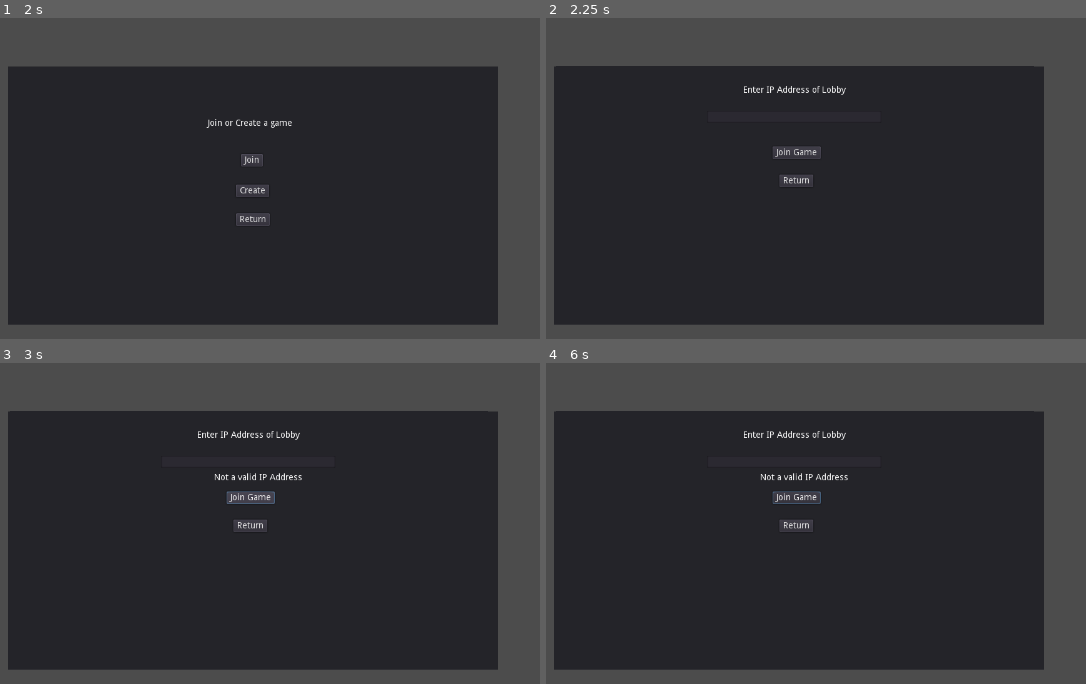
Above: before the commit, frames 1-4 (two rows, left to right).
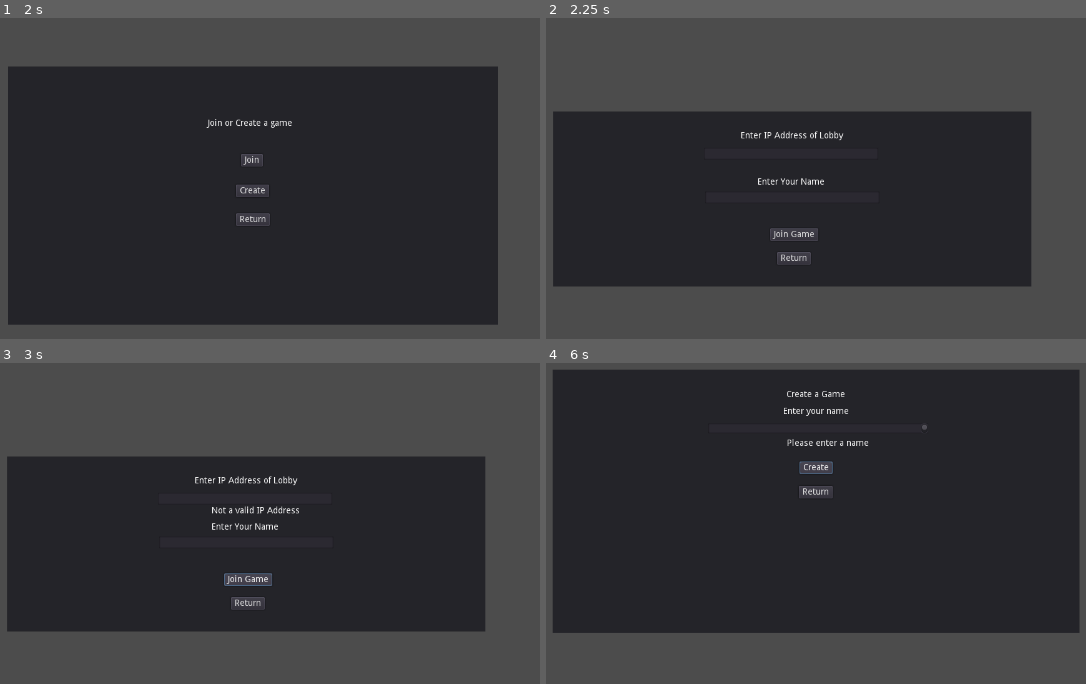
Above: after the commit, the same moments.

Repository: dan-romero-mancia/race-boardgame
Game: Godot game, scene res://UI/Main.tscn
The game is run twice, just before and just after one commit, with the same random seed, the same clock (stepped at 60 frames per second) and the same inputs.
Inputs (mouse positions are in pixels of both pictures, inside the frame that each line leads up to):
- Up to frame 1 (2 s): tap Enter at 0.5 s; click "Connect" at 1.25 s
- Up to frame 2 (2.25 s): click "Join" at 2 s
- Up to frame 3 (3 s): click "Join Game" at 2.75 s
- Up to frame 4 (6 s): click (799, 536) at 3.5 s, where only the run before the commit has a clickable "Create"; click "Return" at 4.25 s; click "Create" at 5 s; click "Create" at 5.75 s

Frame 1 is identical in both runs. In frame 2, 26% of the frame differs, in the area x 1-93%, y 14-96%; in frame 3, 26%; in frame 4, 29%, in the area x 1-99%, y 2-96%.

Commit message:
Added Lobby UI and basic Networking functiionality to join a lobby

Diff:
--- /dev/null
+++ b/Game/Classes/Player.gd
@@ -0,0 +1,19 @@
+# Class for Player object, holds player info like name, player number, and id.
+
+var player_name
+var player_number
+var network_id
+
+func init_player(id, name, number):
+	network_id = id
+	player_name = name
+	player_number = number
+
+func set_id(id):
+	network_id = id
+
+func set_player_name(name):
+	player_name = name
+
+func set_player_number(number):
+	player_number = number
--- /dev/null
+++ b/Game/Game.tscn
@@ -0,0 +1,3 @@
+[gd_scene format=2]
+
+[node name="Game" type="Node2D" index="0"]
--- a/UI/ConnectMenu.gd
+++ b/UI/ConnectMenu.gd
@@ -2,6 +2,7 @@
 
 signal join_button
 signal return_button
+signal connect_button
 
 func _ready():
 	# Called when the node is added to the scene for the first time.
@@ -13,3 +14,6 @@
 
 func _on_ReturnButton_pressed():
 	emit_signal("return_button")
+
+func _on_CreateButton_pressed():
+	emit_signal("connect_button")
--- a/UI/ConnectMenu.tscn
+++ b/UI/ConnectMenu.tscn
@@ -121,4 +121,6 @@
 
 [connection signal="pressed" from="JoinButton" to="." method="_on_JoinButton_pressed"]
 
+[connection signal="pressed" from="CreateButton" to="." method="_on_CreateButton_pressed"]
+
 [connection signal="pressed" from="ReturnButton" to="." method="_on_ReturnButton_pressed"]
--- /dev/null
+++ b/UI/CreateMenu.gd
@@ -0,0 +1,19 @@
+extends Panel
+
+signal connect_button
+signal return_button
+
+func _ready():
+	pass
+
+func _on_CreateButton_pressed():
+	if $NameEdit.get_line(0).length() <= 0:
+		$MessageLabel.text = "Please enter a name"
+		return
+
+	globals.player_name = $NameEdit.get_line(0)
+	globals.init_server_player(globals.player_name)
+	emit_signal("connect_button")
+
+func _on_ReturnButton_pressed():
+	emit_signal("return_button")
--- a/UI/CreateMenu.tscn
+++ b/UI/CreateMenu.tscn
@@ -1,4 +1,6 @@
-[gd_scene format=2]
+[gd_scene load_steps=2 format=2]
+
+[ext_resource path="res://UI/CreateMenu.gd" type="Script" id=1]
 
 [node name="CreatePanel" type="Panel" index="0"]
 
@@ -7,15 +9,16 @@
 anchor_right = 0.0
 anchor_bottom = 0.0
 margin_left = 257.0
-margin_top = 80.0
+margin_top = 81.0
 margin_right = 1100.0
-margin_bottom = 501.0
+margin_bottom = 502.0
 rect_pivot_offset = Vector2( 0, 0 )
 rect_clip_content = false
 mouse_filter = 0
 mouse_default_cursor_shape = 0
 size_flags_horizontal = 1
 size_flags_vertical = 1
+script = ExtResource( 1 )
 
 [node name="Label" type="Label" parent="." index="0"]
 
@@ -37,3 +40,132 @@
 percent_visible = 1.0
 lines_skipped = 0
 max_lines_visible = -1
+
+[node name="NameLabel" type="Label" parent="." index="1"]
+
+anchor_left = 0.5
+anchor_top = 0.0
+anchor_right = 0.5
+anchor_bottom = 0.0
+margin_left = -52.5
+margin_top = 60.0
+margin_right = 52.5
+margin_bottom = 74.0
+rect_pivot_offset = Vector2( 0, 0 )
+rect_clip_content = false
+mouse_filter = 2
+mouse_default_cursor_shape = 0
+size_flags_horizontal = 1
+size_flags_vertical = 4
+text = "Enter your name"
+percent_visible = 1.0
+lines_skipped = 0
+max_lines_visible = -1
+
+[node name="NameEdit" type="TextEdit" parent="." index="2"]
+
+anchor_left = 0.0
+anchor_top = 0.0
+anchor_right = 0.0
+anchor_bottom = 0.0
+margin_left = 249.0
+margin_top = 86.0
+margin_right = 601.0
+margin_bottom = 102.0
+rect_pivot_offset = Vector2( 0, 0 )
+rect_clip_content = false
+focus_mode = 2
+mouse_filter = 0
+mouse_default_cursor_shape = 0
+size_flags_horizontal = 1
+size_flags_vertical = 1
+text = ""
+readonly = false
+highlight_current_line = false
+syntax_highlighting = false
+show_line_numbers = false
+highlight_all_occurrences = false
+override_selected_font_color = false
+context_menu_enabled = true
+smooth_scrolling = false
+v_scroll_speed = 80.0
+hiding_enabled = 0
+wrap_lines = false
+caret_block_mode = false
+caret_blink = false
+caret_blink_speed = 0.65
+caret_moving_by_right_click = true
+
+[node name="CreateButton" type="Button" parent="." index="3"]
+
+anchor_left = 0.5
+anchor_top = 0.0
+anchor_right = 0.5
+anchor_bottom = 0.0
+margin_left = -26.5
+margin_top = 147.0
+margin_right = 26.5
+margin_bottom = 167.0
+rect_pivot_offset = Vector2( 0, 0 )
+rect_clip_content = false
+focus_mode = 2
+mouse_filter = 0
+mouse_default_cursor_shape = 0
+size_flags_horizontal = 1
+size_flags_vertical = 1
+toggle_mode = false
+enabled_focus_mode = 2
+shortcut = null
+group = null
+text = "Create"
+flat = false
+align = 1
+
+[node name="ReturnButton" type="Button" parent="." index="4"]
+
+anchor_left = 0.5
+anchor_top = 0.0
+anchor_right = 0.5
+anchor_bottom = 0.0
+margin_left = -27.5
+margin_top = 186.0
+margin_right = 26.5
+margin_bottom = 206.0
+rect_pivot_offset = Vector2( 0, 0 )
+rect_clip_content = false
+focus_mode = 2
+mouse_filter = 0
+mouse_default_cursor_shape = 0
+size_flags_horizontal = 1
+size_flags_vertical = 1
+toggle_mode = false
+enabled_focus_mode = 2
+shortcut = null
+group = null
+text = "Return"
+flat = false
+align = 1
+
+[node name="MessageLabel" type="Label" parent="." index="5"]
+
+anchor_left = 0.0
+anchor_top = 0.0
+anchor_right = 0.0
+anchor_bottom = 0.0
+margin_left = 375.0
+margin_top = 111.0
+margin_right = 415.0
+margin_bottom = 125.0
+rect_pivot_offset = Vector2( 0, 0 )
+rect_clip_content = false
+mouse_filter = 2
+mouse_default_cursor_shape = 0
+size_flags_horizontal = 1
+size_flags_vertical = 4
+percent_visible = 1.0
+lines_skipped = 0
+max_lines_visible = -1
+
+[connection signal="pressed" from="CreateButton" to="." method="_on_CreateButton_pressed"]
+
+[connection signal="pressed" from="ReturnButton" to="." method="_on_ReturnButton_pressed"]
--- a/UI/JoinMenu.gd
+++ b/UI/JoinMenu.gd
@@ -2,26 +2,36 @@
 
 var regex = RegEx.new()
 signal return_button
+signal connect_button
 
 func _ready():
 	regex.compile("\\A(?:(?:25[0-5]|2[0-4][0-9]|[01]?[0-9][0-9]?)\\.){3}(?:25[0-5]|2[0-4][0-9]|[01]?[0-9][0-9]?)\\z")
 
-#func _process(delta):
-#	# Called every frame. Delta is time since last frame.
-#	# Update game logic here.
-#	pass
-
-
+# When the join button is pressed, check if the IP address is a valid one and if there's text in NameEdit
 func _on_JoinButton_pressed():
 	if !check_if_ip($IPEdit.get_line(0)):
 		$MessageLabel.text = "Not a valid IP Address"
 		return
 
-	$MessageLabel.text = "Valid IP Address"
+	if $NameEdit.get_line(0).length() <= 0:
+		$MessageLabel.text = "Please enter a name"
+		return
 
+	globals.player_name = $NameEdit.get_line(0)
+	emit_signal("connect_button")
+	$JoinButton.disabled = true
+
+# Check if a given IP address is valid if it matches a regular expression
 func check_if_ip(text):
 	var result = regex.search(text)
 	return result != null
 
 func _on_ReturnButton_pressed():
 	emit_signal("return_button")
+
+func display_error_popup():
+	$ErrorDialog.popup_centered()
+	$JoinButton.disabled = false
+
+func _on_CloseDialogButton_pressed():
+	$ErrorDialog.hide()
--- a/UI/JoinMenu.tscn
+++ b/UI/JoinMenu.tscn
@@ -8,9 +8,9 @@
 anchor_top = 0.0
 anchor_right = 0.0
 anchor_bottom = 0.0
-margin_left = 319.0
+margin_left = 320.0
 margin_top = 90.0
-margin_right = 1084.0
+margin_right = 1085.0
 margin_bottom = 370.0
 rect_pivot_offset = Vector2( 0, 0 )
 rect_clip_content = false
@@ -47,10 +47,10 @@
 anchor_top = 0.5
 anchor_right = 0.5
 anchor_bottom = 0.5
-margin_left = -140.5
-margin_top = -68.0
-margin_right = 138.5
-margin_bottom = -49.0
+margin_left = -141.5
+margin_top = -82.0
+margin_right = 137.5
+margin_bottom = -63.0
 rect_pivot_offset = Vector2( 0, 0 )
 rect_clip_content = false
 focus_mode = 2
@@ -74,6 +74,7 @@
 caret_blink = false
 caret_blink_speed = 0.65
 caret_moving_by_right_click = true
+_sections_unfolded = [ "Margin" ]
 
 [node name="JoinButton" type="Button" parent="." index="2"]
 
@@ -82,9 +83,9 @@
 anchor_right = 0.0
 anchor_bottom = 0.0
 margin_left = 347.0
-margin_top = 129.0
+margin_top = 187.0
 margin_right = 424.0
-margin_bottom = 149.0
+margin_bottom = 207.0
 rect_pivot_offset = Vector2( 0, 0 )
 rect_clip_content = false
 focus_mode = 2
@@ -107,9 +108,9 @@
 anchor_right = 0.5
 anchor_bottom = 0.5
 margin_left = -55.5
-margin_top = -40.0
+margin_top = -60.0
 margin_right = 0.5
-margin_bottom = -26.0
+margin_bottom = -46.0
 rect_pivot_offset = Vector2( 0, 0 )
 rect_clip_content = false
 mouse_filter = 2
@@ -127,9 +128,9 @@
 anchor_right = 0.0
 anchor_bottom = 0.0
 margin_left = 358.0
-margin_top = 174.0
+margin_top = 225.0
 margin_right = 412.0
-margin_bottom = 194.0
+margin_bottom = 245.0
 rect_pivot_offset = Vector2( 0, 0 )
 rect_clip_content = false
 focus_mode = 2
@@ -145,6 +146,131 @@
 flat = false
 align = 1
 
+[node name="NameLabel" type="Label" parent="." index="5"]
+
+anchor_left = 0.0
+anchor_top = 0.0
+anchor_right = 0.0
+anchor_bottom = 0.0
+margin_left = 327.0
+margin_top = 106.0
+margin_right = 434.0
+margin_bottom = 120.0
+rect_pivot_offset = Vector2( 0, 0 )
+rect_clip_content = false
+mouse_filter = 2
+mouse_default_cursor_shape = 0
+size_flags_horizontal = 1
+size_flags_vertical = 4
+text = "Enter Your Name"
+percent_visible = 1.0
+lines_skipped = 0
+max_lines_visible = -1
+
+[node name="NameEdit" type="TextEdit" parent="." index="6"]
+
+anchor_left = 0.5
+anchor_top = 0.0
+anchor_right = 0.5
+anchor_bottom = 0.0
+margin_left = -139.5
+margin_top = 128.0
+margin_right = 139.5
+margin_bottom = 147.0
+rect_pivot_offset = Vector2( 0, 0 )
+rect_clip_content = false
+focus_mode = 2
+mouse_filter = 0
+mouse_default_cursor_shape = 0
+size_flags_horizontal = 1
+size_flags_vertical = 1
+text = ""
+readonly = false
+highlight_current_line = false
+syntax_highlighting = false
+show_line_numbers = false
+highlight_all_occurrences = false
+override_selected_font_color = false
+context_menu_enabled = true
+smooth_scrolling = false
+v_scroll_speed = 80.0
+hiding_enabled = 0
+wrap_lines = false
+caret_block_mode = false
+caret_blink = false
+caret_blink_speed = 0.65
+caret_moving_by_right_click = true
+_sections_unfolded = [ "Margin" ]
+
+[node name="ErrorDialog" type="WindowDialog" parent="." index="7"]
+
+visible = false
+anchor_left = 0.0
+anchor_top = 0.0
+anchor_right = 0.0
+anchor_bottom = 0.0
+margin_left = -217.0
+margin_top = 148.0
+margin_right = 175.0
+margin_bottom = 355.0
+rect_pivot_offset = Vector2( 0, 0 )
+rect_clip_content = false
+mouse_filter = 0
+mouse_default_cursor_shape = 0
+size_flags_horizontal = 1
+size_flags_vertical = 1
+popup_exclusive = false
+window_title = ""
+resizable = false
+
+[node name="Label" type="Label" parent="ErrorDialog" index="1"]
+
+anchor_left = 0.5
+anchor_top = 0.5
+anchor_right = 0.5
+anchor_bottom = 0.5
+margin_left = -57.0
+margin_top = -8.0
+margin_right = 57.0
+margin_bottom = 8.0
+rect_pivot_offset = Vector2( 0, 0 )
+rect_clip_content = false
+mouse_filter = 2
+mouse_default_cursor_shape = 0
+size_flags_horizontal = 1
+size_flags_vertical = 4
+text = "Connection Failed"
+percent_visible = 1.0
+lines_skipped = 0
+max_lines_visible = -1
+
+[node name="CloseDialogButton" type="Button" parent="ErrorDialog" index="2"]
+
+anchor_left = 0.0
+anchor_top = 0.0
+anchor_right = 0.0
+anchor_bottom = 0.0
+margin_left = 176.0
+margin_top = 145.0
+margin_right = 223.0
+margin_bottom = 165.0
+rect_pivot_offset = Vector2( 0, 0 )
+rect_clip_content = false
+focus_mode = 2
+mouse_filter = 0
+mouse_default_cursor_shape = 0
+size_flags_horizontal = 1
+size_flags_vertical = 1
+toggle_mode = false
+enabled_focus_mode = 2
+shortcut = null
+group = null
+text = "Close"
+flat = false
+align = 1
+
 [connection signal="pressed" from="JoinButton" to="." method="_on_JoinButton_pressed"]
 
 [connection signal="pressed" from="ReturnButton" to="." method="_on_ReturnButton_pressed"]
+
+[connection signal="pressed" from="ErrorDialog/CloseDialogButton" to="." method="_on_CloseDialogButton_pressed"]
--- /dev/null
+++ b/UI/Lobby.gd
@@ -0,0 +1,35 @@
+extends Panel
+
+func _ready():
+	pass
+
+# Add a player to the ItemList
+func add_player(playerName):
+	for i in range($PlayerList.get_item_count()):
+		if playerName == $PlayerList.get_item_text(i):
+			return
+
+	$PlayerList.add_item(playerName, null, true)
+	$PlayersLabel.text = "Players: " + str(globals.players.size()) + "/8"
+
+func update_number_of_players():
+	$PlayersLabel.text = "Players: " + str(globals.players.size()) + "/8"
+
+# When the start game button is pressed, the host will assign player numbers (to decide player order) and send that info to all other players
+func _on_StartButton_pressed():
+	for i in range(globals.players.size()):
+		globals.players[i].player_number = i+1
+
+	# Send all the other players the player numbers
+	for i in range(globals.players.size()):
+			for j in range(globals.players.size()):
+				if globals.players[i].network_id != 1:
+					rpc_id(globals.players[i].network_id, "set_player_number", globals.players[j].player_number, globals.players[j].player_name)
+
+
+# Set the player number for a certain player
+remote func set_player_number(num, name):
+	for player in globals.players:
+		if player.player_name == name:
+			print("Setting player number " + str(num) + " for player " + player.player_name)
+			player.player_number = num
--- /dev/null
+++ b/UI/Lobby.tscn
@@ -0,0 +1,117 @@
+[gd_scene load_steps=2 format=2]
+
+[ext_resource path="res://UI/Lobby.gd" type="Script" id=1]
+
+[node name="LobbyPanel" type="Panel" index="0"]
+
+anchor_left = 0.5
+anchor_top = 0.5
+anchor_right = 0.5
+anchor_bottom = 0.5
+margin_left = -485.0
+margin_top = -265.0
+margin_right = 485.0
+margin_bottom = 264.0
+rect_pivot_offset = Vector2( 0, 0 )
+rect_clip_content = false
+mouse_filter = 0
+mouse_default_cursor_shape = 0
+size_flags_horizontal = 1
+size_flags_vertical = 1
+script = ExtResource( 1 )
+
+[node name="PlayerList" type="ItemList" parent="." index="0"]
+
+anchor_left = 0.0
+anchor_top = 0.0
+anchor_right = 0.0
+anchor_bottom = 0.0
+margin_left = 35.0
+margin_top = 56.0
+margin_right = 272.0
+margin_bottom = 500.0
+rect_pivot_offset = Vector2( 0, 0 )
+rect_clip_content = true
+focus_mode = 2
+mouse_filter = 0
+mouse_default_cursor_shape = 0
+size_flags_horizontal = 1
+size_flags_vertical = 1
+items = [  ]
+select_mode = 0
+allow_reselect = false
+icon_mode = 1
+fixed_icon_size = Vector2( 0, 0 )
+
+[node name="StartButton" type="Button" parent="." index="1"]
+
+anchor_left = 0.0
+anchor_top = 0.0
+anchor_right = 0.0
+anchor_bottom = 0.0
+margin_left = 554.0
+margin_top = 99.0
+margin_right = 637.0
+margin_bottom = 119.0
+rect_pivot_offset = Vector2( 0, 0 )
+rect_clip_content = false
+focus_mode = 2
+mouse_filter = 0
+mouse_default_cursor_shape = 0
+size_flags_horizontal = 1
+size_flags_vertical = 1
+toggle_mode = false
+enabled_focus_mode = 2
+shortcut = null
+group = null
+text = "Start Game"
+flat = false
+align = 1
+
+[node name="ExitGame" type="Button" parent="." index="2"]
+
+anchor_left = 0.0
+anchor_top = 0.0
+anchor_right = 0.0
+anchor_bottom = 0.0
+margin_left = 557.0
+margin_top = 150.0
+margin_right = 634.0
+margin_bottom = 170.0
+rect_pivot_offset = Vector2( 0, 0 )
+rect_clip_content = false
+focus_mode = 2
+mouse_filter = 0
+mouse_default_cursor_shape = 0
+size_flags_horizontal = 1
+size_flags_vertical = 1
+toggle_mode = false
+enabled_focus_mode = 2
+shortcut = null
+group = null
+text = "Exit Game"
+flat = false
+align = 1
+
+[node name="PlayersLabel" type="Label" parent="." index="3"]
+
+anchor_left = 0.0
+anchor_top = 0.0
+anchor_right = 0.0
+anchor_bottom = 0.0
+margin_left = 43.0
+margin_top = 27.0
+margin_right = 118.0
+margin_bottom = 41.0
+rect_pivot_offset = Vector2( 0, 0 )
+rect_clip_content = false
+mouse_filter = 2
+mouse_default_cursor_shape = 0
+size_flags_horizontal = 1
+size_flags_vertical = 4
+text = "Players: 1/8"
+percent_visible = 1.0
+lines_skipped = 0
+max_lines_visible = -1
+
+[connection signal="pressed" from="StartButton" to="." method="_on_StartButton_pressed"]
--- a/UI/Main.gd
+++ b/UI/Main.gd
@@ -3,23 +3,104 @@
 func _ready():
 	$ConnectPanel.hide()
 	$JoinPanel.hide()
+	$CreatePanel.hide()
+	$LobbyPanel.hide()
 
+	get_tree().connect("network_peer_connected", self, "_player_connected")
+	get_tree().connect("connected_to_server", self, "_connected_ok")
+	get_tree().connect("connection_failed", self, "_connected_fail")
 
 func _on_MainMenu_connect_menu():
 	$MainMenu.hide()
 	$ConnectPanel.show()
 
-
-func _on_ConnectPanel_join_button():
-	$MainMenu.hide()
-	$JoinPanel.show()
-
-
 func _on_ConnectPanel_return_button():
 	$ConnectPanel.hide()
 	$MainMenu.show()
 
-
 func _on_JoinPanel_return_button():
 	$JoinPanel.hide()
 	$ConnectPanel.show()
+
+func _on_ConnectPanel_join_button():
+	$ConnectPanel.hide()
+	$JoinPanel.show()
+
+func _on_ConnectPanel_connect_button():
+	$ConnectPanel.hide()
+	$CreatePanel.show()
+
+func _on_CreatePanel_return_button():
+	$CreatePanel.hide()
+	$ConnectPanel.show()
+
+func _player_connected(id):
+	print("Player connected to server!")
+
+# When the button is pressed, create a new server and transition into the lobby scene
+func _on_CreatePanel_connect_button():
+	print("Hosting Network")
+	var host = NetworkedMultiplayerENet.new()
+	var res = host.create_server(globals.PORT, 2)
+	if res != OK:
+		print("Error creating Server")
+		return
+
+	get_tree().set_network_peer(host)
+	#globals.add_player(get_tree().get_network_unique_id(), globals.player_name)
+
+	$CreatePanel.hide()
+	$LobbyPanel.show()
+	$LobbyPanel.add_player(globals.player_name)
+
+# Connect to a server. Creates a network client.
+func _on_JoinPanel_connect_button():
+	print("Joining network")
+	var host = NetworkedMultiplayerENet.new()
+	host.create_client($JoinPanel/IPEdit.text, globals.PORT)
+	get_tree().set_network_peer(host)
+
+func _connected_fail():
+	print("Connection failed")
+	$JoinPanel.display_error_popup()
+
+# Executed when the connection to a server is made and is OK.
+func _connected_ok():
+	print("Joined network")
+	$JoinPanel.hide()
+	$LobbyPanel.show()
+	$LobbyPanel.add_player(globals.player_name)
+	$LobbyPanel/StartButton.hide()
+	globals.add_player(get_tree().get_network_unique_id(), globals.player_name)
+	rpc("register_player", get_tree().get_network_unique_id(), globals.player_name)
+
+# Register a new player with network ID and name.
+# If the machine that is executing this is the server, then send it's info and the other currently connected player's info to the newly registered player.
+remote func register_player(id, name):
+	if get_tree().is_network_server():
+		if is_lobby_full():
+			rpc_id(id, "lobby_full_disconnect")
+			get_tree().disconnect_network_peer(id)
+			return
+
+	globals.add_player(id, name)
+
+	if get_tree().is_network_server():
+		#Server will send it's info to newly connected player.
+		rpc_id(id, "register_player", 1, globals.player_name)
+		#Send info of other players in the server to the newly connected player
+		for player in globals.players:
+			if player.network_id != 1 && player.player_name != name:
+				rpc_id(id, "register_player", player.network_id, player.player_name)
+				rpc_id(player.network_id, "register_player", id, name)
+
+	$LobbyPanel.add_player(name)
+
+remote func lobby_full_disconnect():
+	print("Lobby is full, cannot connect")
+
+# Check if the lobby is full.
+func is_lobby_full():
+	if globals.players.size() >= 8:
+		return true
+	return false
--- a/UI/Main.tscn
+++ b/UI/Main.tscn
@@ -1,11 +1,13 @@
-[gd_scene load_steps=5 format=2]
+[gd_scene load_steps=7 format=2]
 
 [ext_resource path="res://UI/Main.gd" type="Script" id=1]
 [ext_resource path="res://UI/MainMenu.tscn" type="PackedScene" id=2]
 [ext_resource path="res://UI/ConnectMenu.tscn" type="PackedScene" id=3]
 [ext_resource path="res://UI/JoinMenu.tscn" type="PackedScene" id=4]
+[ext_resource path="res://UI/CreateMenu.tscn" type="PackedScene" id=5]
+[ext_resource path="res://UI/Lobby.tscn" type="PackedScene" id=6]
 
-[node name="Main" type="Node" index="0"]
+[node name="Main" type="Node"]
 
 script = ExtResource( 1 )
 
@@ -21,15 +23,36 @@
 
 [node name="JoinPanel" parent="." index="2" instance=ExtResource( 4 )]
 
-margin_left = 262.0
-margin_top = 147.0
-margin_right = 1027.0
-margin_bottom = 427.0
+visible = false
+anchor_left = 0.5
+anchor_top = 0.5
+anchor_right = 0.5
+anchor_bottom = 0.5
+margin_left = -382.5
+margin_top = -140.0
+margin_right = 382.5
+margin_bottom = 140.0
+
+[node name="CreatePanel" parent="." index="3" instance=ExtResource( 5 )]
+
+visible = false
+
+[node name="LobbyPanel" parent="." index="4" instance=ExtResource( 6 )]
+
+visible = false
 
 [connection signal="connect_menu" from="MainMenu" to="." method="_on_MainMenu_connect_menu"]
+
+[connection signal="connect_button" from="ConnectPanel" to="." method="_on_ConnectPanel_connect_button"]
 
 [connection signal="join_button" from="ConnectPanel" to="." method="_on_ConnectPanel_join_button"]
 
 [connection signal="return_button" from="ConnectPanel" to="." method="_on_ConnectPanel_return_button"]
 
+[connection signal="connect_button" from="JoinPanel" to="." method="_on_JoinPanel_connect_button"]
+
 [connection signal="return_button" from="JoinPanel" to="." method="_on_JoinPanel_return_button"]
+
+[connection signal="connect_button" from="CreatePanel" to="." method="_on_CreatePanel_connect_button"]
+
+[connection signal="return_button" from="CreatePanel" to="." method="_on_CreatePanel_return_button"]
--- a/UI/MainMenu.gd
+++ b/UI/MainMenu.gd
@@ -3,17 +3,10 @@
 signal connect_menu
 
 func _ready():
-
 	pass
-
-#func _process(delta):
-#	# Called every frame. Delta is time since last frame.
-#	# Update game logic here.
-#	pass
 
 func _on_ConnectButton_pressed():
 	emit_signal("connect_menu")
 
-
 func _on_QuitButton_pressed():
 	get_tree().quit()
--- /dev/null
+++ b/globals.gd
@@ -0,0 +1,31 @@
+#Contains Global variables and constants.
+
+extends Node
+
+const PORT = 4242
+
+var players = []
+var player_name = ""
+
+# Add a new Player object to the list of players
+func add_player(id, name):
+	var Player = load("res://Game/Classes/Player.gd")
+	var new_player = Player.new()
+	new_player.init_player(id, name, -1)
+	players.append(new_player)
+
+# Initalize the server player (Always has network_id and player number of 1)
+func init_server_player(name):
+	var Player = load("res://Game/Classes/Player.gd")
+	var new_player = Player.new()
+	new_player.init_player(1, name, 1)
+	players.append(new_player)
+
+# Remove a player object from the list of players
+func remove_player(id):
+	var removed_player = null
+	for player in players:
+		if player.network_id == id:
+			removed_player = player
+
+	players.erase(removed_player)
--- a/project.godot
+++ b/project.godot
@@ -14,6 +14,10 @@
 run/main_scene="res://UI/Main.tscn"
 config/icon="res://icon.png"
 
+[autoload]
+
+globals="*res://globals.gd"
+
 [display]
 
 window/size/width=1280
Not shown, added: export_presets.cfg
